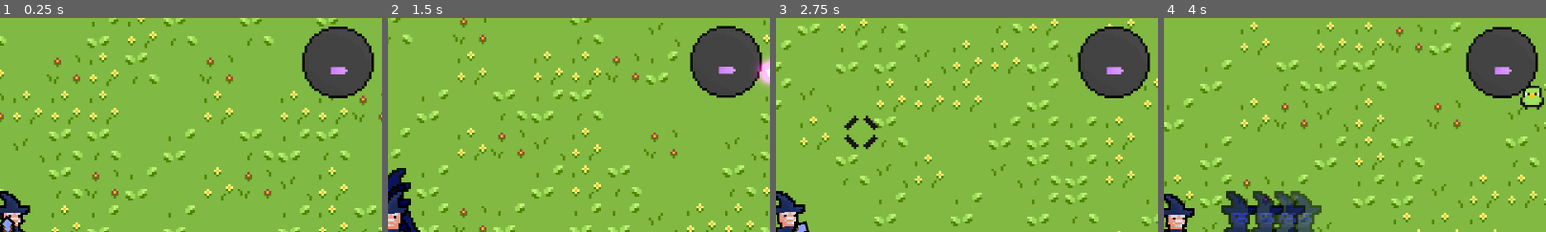
Above: before the commit, frames 1-4 (left to right).
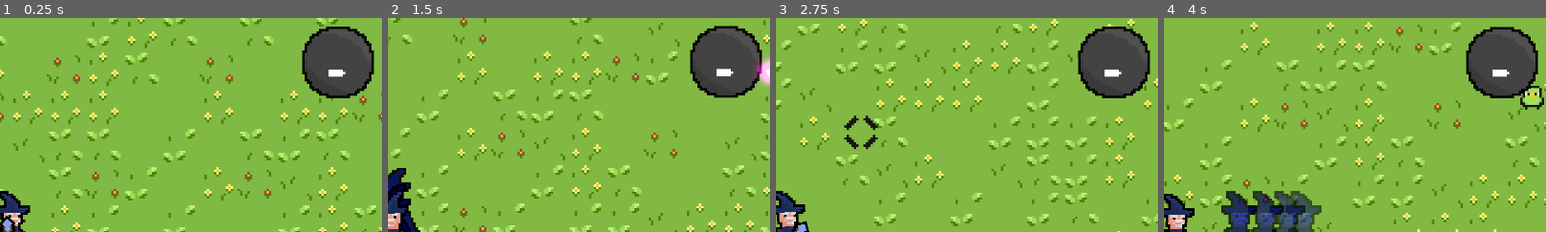
Above: after the commit, the same moments.

Repository: Henry-H08/Archibald
Game: Godot game, scene res://main.tscn
Two runs of this game, one before a commit and one after it. Both use one fixed random seed, a clock stepped at 60 frames per second and the inputs below.
Inputs (mouse positions are % of the whole screen's width and height, from its top left):
- Up to frame 1 (0.25 s): no input
- Up to frame 2 (1.5 s): tap Enter at 0.5 s; move the mouse to (72, 45) at 0.52 s; hold D (right) 0.53-1.28 s; click (72, 45) at 0.6 s; move the mouse to (30, 55) at 1.27 s; hold S (down) from 1.28 s (still down); tap Shift (dash) at 1.35 s
- Up to frame 3 (2.75 s): click (30, 55) at 1.55 s; move the mouse to (60, 28) at 2.02 s; release S (down) at 2.03 s; hold D (right) from 2.03 s (still down); click (60, 28) at 2.1 s
- Up to frame 4 (4 s): move the mouse to (45, 70) at 2.77 s; release D (right) at 2.78 s; hold W (up) 2.78-3.53 s; click (45, 70) at 2.85 s; move the mouse to (80, 65) at 3.52 s; hold A (left) from 3.53 s (still down); tap Shift (dash) at 3.6 s; click (80, 65) at 3.8 s
The pictures show only the part of the screen within x 49-99%, y 1-51%; the shares and areas given below are measured in that part.

The runs differ from the first frame. In frame 1, 0.5% of the frame differs, in the area x 79-98%, y 4-38%; in frame 2, 0.5%; in frame 3, 0.5%; in frame 4, 0.5%.

Commit message:
spell system fix and spell display fix

Diff:
--- a/spell_display.gd
+++ b/spell_display.gd
@@ -1,6 +1,8 @@
 extends Node2D
 @onready var circle: Sprite2D = $circle
-@onready var displayed_spell: Sprite2D = $displayed_spell
+@onready var displayed_spell: AnimatedSprite2D = $displayed_spell
+
+var spell = 1
 
 # Called when the node enters the scene tree for the first time.
 func _ready() -> void:
@@ -9,5 +11,4 @@
 
 # Called every frame. 'delta' is the elapsed time since the previous frame.
 func _process(delta: float) -> void:
-
-	displayed_spell.frame = Global.current_spell
+	displayed_spell.play(Global.current_spell)
--- a/spell_display.tscn
+++ b/spell_display.tscn
@@ -1,8 +1,36 @@
-[gd_scene load_steps=4 format=3 uid="uid://bv183sh288w7t"]
+[gd_scene load_steps=8 format=3 uid="uid://bv183sh288w7t"]
 
 [ext_resource type="Script" uid="uid://1b1bjjs5stkq" path="res://spell_display.gd" id="1_nxxka"]
 [ext_resource type="Texture2D" uid="uid://cpvfn8c00bxbh" path="res://staff and spells/circle.png" id="1_oqc6o"]
-[ext_resource type="Texture2D" uid="uid://dmxp83v7xmiok" path="res://staff and spells/spells.png" id="2_nxxka"]
+[ext_resource type="Texture2D" uid="uid://dypj7rk8crlj1" path="res://staff and spells/fireball.png" id="3_kwom5"]
+[ext_resource type="Texture2D" uid="uid://ckmc8jf2w38lc" path="res://staff and spells/magic_missile.png" id="4_0n84f"]
+
+[sub_resource type="AtlasTexture" id="AtlasTexture_w6xgy"]
+atlas = ExtResource("3_kwom5")
+region = Rect2(0, 0, 32, 32)
+
+[sub_resource type="AtlasTexture" id="AtlasTexture_lc0wo"]
+atlas = ExtResource("4_0n84f")
+region = Rect2(0, 0, 32, 32)
+
+[sub_resource type="SpriteFrames" id="SpriteFrames_a50ba"]
+animations = [{
+"frames": [{
+"duration": 1.0,
+"texture": SubResource("AtlasTexture_w6xgy")
+}],
+"loop": true,
+"name": &"fireball",
+"speed": 5.0
+}, {
+"frames": [{
+"duration": 1.0,
+"texture": SubResource("AtlasTexture_lc0wo")
+}],
+"loop": true,
+"name": &"magic_missile",
+"speed": 5.0
+}]
 
 [node name="spell_display" type="Node2D"]
 script = ExtResource("1_nxxka")
@@ -10,8 +38,7 @@
 [node name="circle" type="Sprite2D" parent="."]
 texture = ExtResource("1_oqc6o")
 
-[node name="displayed_spell" type="Sprite2D" parent="."]
-position = Vector2(-1, -5)
-texture = ExtResource("2_nxxka")
-offset = Vector2(0, -5)
-vframes = 2
+[node name="displayed_spell" type="AnimatedSprite2D" parent="."]
+position = Vector2(-2, -9)
+sprite_frames = SubResource("SpriteFrames_a50ba")
+animation = &"magic_missile"
--- a/staff and spells/basic_staff.gd
+++ b/staff and spells/basic_staff.gd
@@ -2,21 +2,31 @@
 @onready var pew: Node2D = $"."
 @onready var sprite_2d: Sprite2D = $Sprite2D
 @onready var camera_2d: Camera2D = $"../Camera2D"
-
-
-
-const magic_missile = preload("res://staff and spells/magic_missile.tscn")
-const fireball = preload("res://staff and spells/fireball.tscn")
 
 var can_use = true
 var charging = false
 var spells = [magic_missile, fireball]
 var current_spell = magic_missile
 var current = 0
+var spell = []
+
+class magic_missile:
+	const title: String = "magic_missile"
+	const file: = preload("res://staff and spells/magic_missile.tscn")
+	const delay: float = 0.1
+	const shake: float = 1
+
+class fireball:
+	const title: String = "fireball"
+	const file: = preload("res://staff and spells/fireball.tscn")
+	const delay: float = 0.7
+	const shake: float = 3
+
 func _process(delta: float) -> void:
 	look_at(get_global_mouse_position())
 	current_spell = spells[current]
-	Global.current_spell = current
+
+	Global.current_spell = current_spell.title
 	rotation_degrees = wrap(rotation_degrees, 0, 360)
 	if rotation_degrees > 90 and rotation_degrees < 270:
 		scale.y = -1
@@ -25,13 +35,13 @@
 
 	if Input.is_action_just_pressed("shoot"):
 		if can_use == true:
-			camera_2d.apply_shake(1)
-			var bullet_instance = current_spell.instantiate()
+			camera_2d.apply_shake(current_spell.shake)
+			var bullet_instance = current_spell.file.instantiate()
 			get_tree().root.add_child(bullet_instance)
 			bullet_instance.global_position = pew.global_position
 			bullet_instance.rotation = rotation
 			can_use = false
-			await get_tree().create_timer(0.4).timeout
+			await get_tree().create_timer(current_spell.delay).timeout
 			can_use = true
 
 
--- a/staff and spells/fireball.tscn
+++ b/staff and spells/fireball.tscn
@@ -42,12 +42,6 @@
 [sub_resource type="CircleShape2D" id="CircleShape2D_pmnyc"]
 radius = 6.0
 
-[sub_resource type="Environment" id="Environment_8lxfj"]
-background_mode = 3
-glow_enabled = true
-glow_intensity = 0.07
-glow_blend_mode = 1
-
 [node name="fireball" type="Node2D"]
 scale = Vector2(0.2, 0.2)
 script = ExtResource("1_8lxfj")
@@ -65,7 +59,4 @@
 position = Vector2(20, 0)
 shape = SubResource("CircleShape2D_pmnyc")
 
-[node name="WorldEnvironment" type="WorldEnvironment" parent="."]
-environment = SubResource("Environment_8lxfj")
-
 [connection signal="body_entered" from="Area2D" to="." method="_on_area_2d_body_entered"]
--- a/staff and spells/magic_missile.tscn
+++ b/staff and spells/magic_missile.tscn
@@ -11,7 +11,7 @@
 glow_hdr_threshold = 4.0
 
 [sub_resource type="RectangleShape2D" id="RectangleShape2D_bq7l7"]
-size = Vector2(32.7344, 12.9948)
+size = Vector2(10, 3.2487)
 
 [node name="projectile" type="Node2D"]
 script = ExtResource("1_c6pue")
@@ -28,8 +28,8 @@
 [node name="Area2D" type="Area2D" parent="."]
 
 [node name="CollisionShape2D" type="CollisionShape2D" parent="Area2D"]
-position = Vector2(2.38419e-07, 0)
-scale = Vector2(0.05, 0.05)
+position = Vector2(0, -0.1)
+scale = Vector2(0.2, 0.2)
 shape = SubResource("RectangleShape2D_bq7l7")
 
 [connection signal="body_entered" from="Area2D" to="." method="_on_area_2d_body_entered"]
Binary file changed: staff and spells/circle.png
Not shown: 1 places in staff and spells/fireball.tscn that only renumber resources
Not shown, changed: exports/Archibald!.html
Not shown, changed: exports/Archibald!.pck
Not shown, changed: staff and spells/.DS_Store
